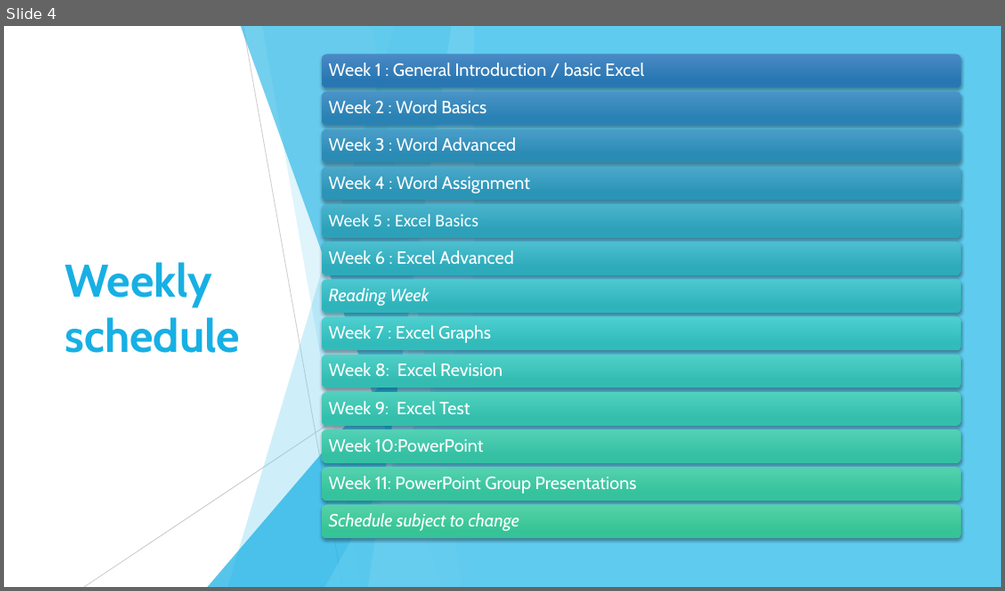
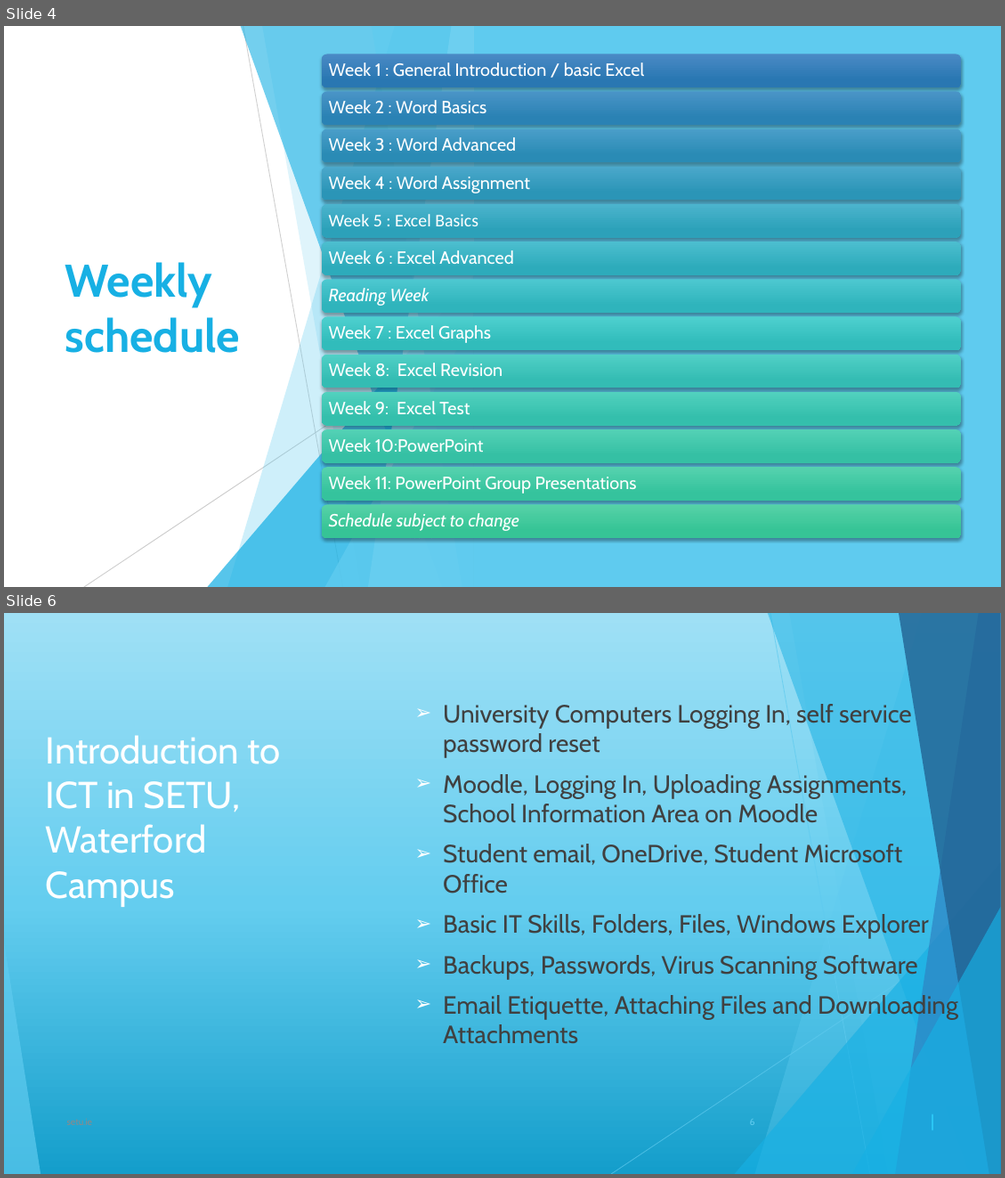
Before and after one commit to maireadmeagher/ICT-25, a slide deck: topic01-introduction-to-ICT/unit-1/talk-1/a-intro.pptx. Shown one above the other, each under a label of ours: slide 4 before the commit, slides 4 and 6 after it; the slides between them are not shown. The pictures are 1005x591 and 1005x1178 pixels, drawn with LibreOffice and Linux fonts; fonts in the diff are those of the drawing. Boxes give left, top, right and bottom in pixels: in the first picture for what was removed or moved away, otherwise in the second. Text is boxed around its words. In the diff, an @@ line names an element or a change of style, - is before the commit and + after.

```diff
--- a/topic01-introduction-to-ICT/unit-1/talk-1/a-intro.pptx
+++ b/topic01-introduction-to-ICT/unit-1/talk-1/a-intro.pptx
@@ slide 6 added at (4,613,1001,1174), background gradient #149ECB to #64CDEF to #9FE0F5; not listed: 10 template elements that a slide beside it also shows @@
@@ text added at (443,701,958,1044), 24 pt, text #404040 @@
+  ➢ University Computers Logging In, self service password reset
+  ➢ Moodle, Logging In, Uploading Assignments, School Information Area on Moodle
+  ➢ Student email, OneDrive, Student Microsoft Office
+  ➢ Basic IT Skills, Folders, Files, Windows Explorer
+  ➢ Backups, Passwords, Virus Scanning Software
+  ➢ Email Etiquette, Attaching Files and Downloading Attachments
@@ title added at (46,735,281,907), 36 pt, text #FFFFFF @@
+Introduction to ICT in SETU, Waterford Campus
@@ page number added at (750,1119,755,1125), 9 pt, text #5FCBEF @@
+6
@@ line added from (933, 1115) to (933, 1130), #2AC5F4 2.25 pt @@
```
Also in this commit, not shown: 2 slides changed, 14 other slides added, 2 other files.
